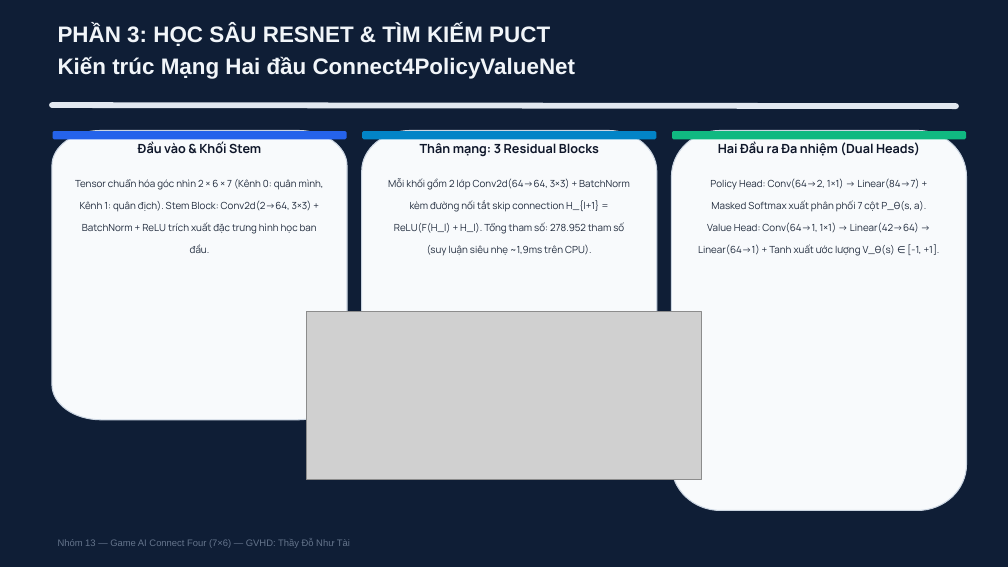
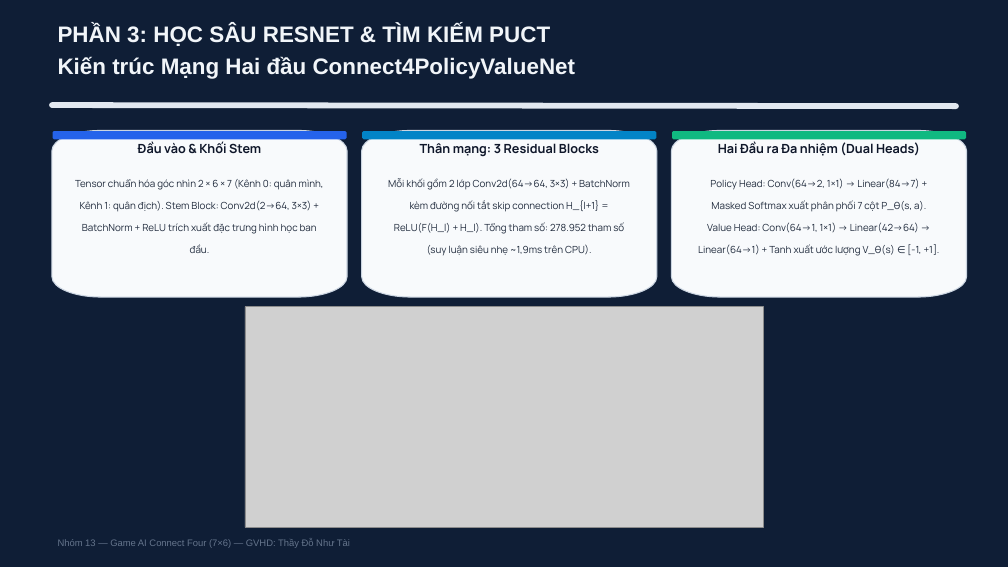
Before and after one commit to BMT0306/ConnectFour_7X6_AdvanceAi_ThayTai_Nhom13, a slide deck: slide 19 of docs/SLIDE_THUYET_TRINH_CONNECT_FOUR_NHOM13.pptx. Drawn at 1008x567 pixels with LibreOffice and Linux fonts; fonts in the diff are those of the drawing; grey boxes stand for pictures. Boxes give left, top, right and bottom in pixels: in the first picture for what was removed or moved away, otherwise in the second. Text is boxed around its words. In the diff, an @@ line names an element or a change of style, - is before the commit and + after.

Commit message:
chore: fix RUN_FAST test count (59) and polish PPTX slides 3, 19, 27 layout

```diff
--- a/docs/SLIDE_THUYET_TRINH_CONNECT_FOUR_NHOM13.pptx
+++ b/docs/SLIDE_THUYET_TRINH_CONNECT_FOUR_NHOM13.pptx
@@ freeform shape: place and size @@
-freeform shape at box(52, 131, 347, 420)
+freeform shape at box(52, 131, 347, 297)
@@ freeform shape: place and size @@
-freeform shape at box(362, 131, 657, 466)
+freeform shape at box(362, 131, 657, 297)
@@ freeform shape: place and size @@
-freeform shape at box(671, 131, 966, 511)
+freeform shape at box(671, 131, 966, 297)
@@ picture: place and size @@
-picture at box(306, 311, 701, 480)
+picture at box(245, 306, 763, 527)
```
Also in this commit, not shown: 2 other slides changed, 1 other file.
